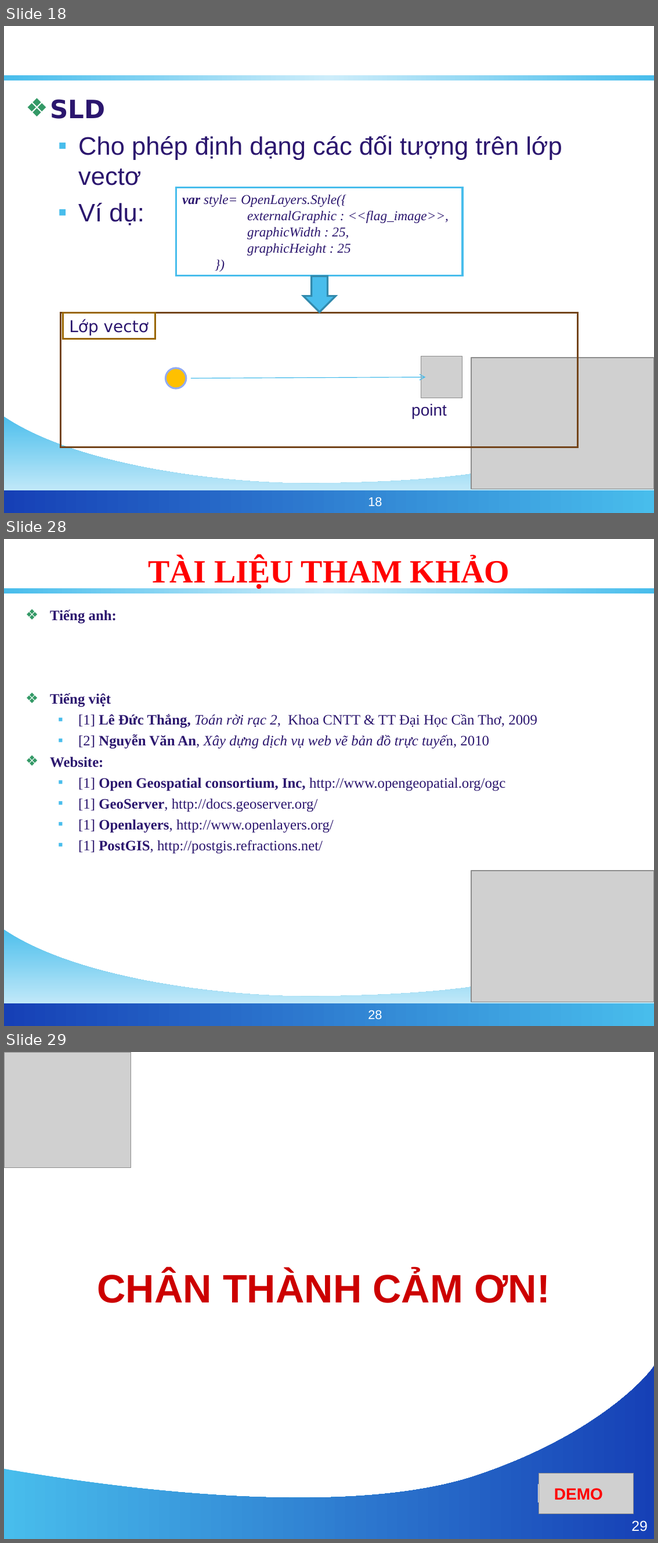
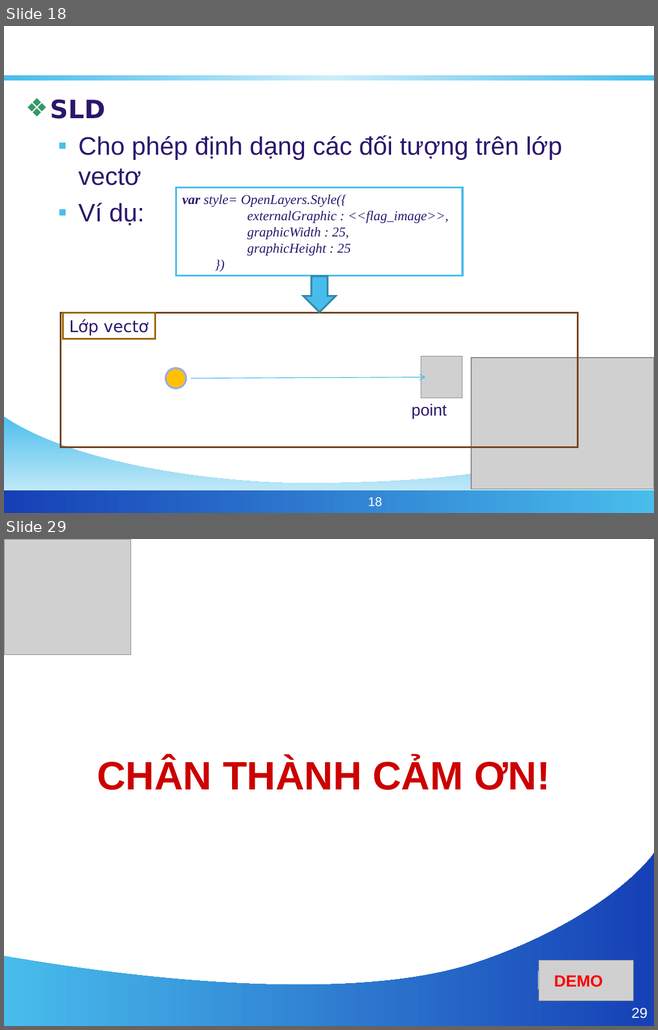
Before and after one commit to phamngsinh/cantho-webgis, a slide deck: Document/Bao Cao/BaoCaoLuanVan.ppt. Shown one above the other, each under a label of ours: slides 18, 28 and 29 before the commit, slides 18 and 29 after it; the slides between them are not shown. The pictures are 658x1543 and 658x1030 pixels, drawn with LibreOffice and Linux fonts; fonts in the diff are those of the drawing; grey boxes stand for pictures; background and template pictures are left out. Boxes give left, top, right and bottom in pixels: in the first picture for what was removed or moved away, otherwise in the second. Text is boxed around its words. In the diff, an @@ line names an element or a change of style, - is before the commit and + after.

```diff
--- a/Document/Bao Cao/BaoCaoLuanVan.ppt
+++ b/Document/Bao Cao/BaoCaoLuanVan.ppt
@@ slide 28 removed at (4,539,654,1026), background #FFFFFF; not listed: 3 template elements that a slide beside it also shows @@
@@ title removed at (148,557,509,588) @@
-TÀI LIỆU THAM KHẢO
@@ text removed at (50,610,537,854) @@
-❖ Tiếng anh:
-❖ Tiếng việt
-  ▪ [1] Lê Đức Thắng, Toán rời rạc 2, Khoa CNTT & TT Đại Học Cần Thơ, 2009
-  ▪ [2] Nguyễn Văn An, Xây dựng dịch vụ web vẽ bản đồ trực tuyến, 2010
-❖ Website:
-  ▪ [1] Open Geospatial consortium, Inc, http://www.opengeopatial.org/ogc
-  ▪ [1] GeoServer, http://docs.geoserver.org/
-  ▪ [1] Openlayers, http://www.openlayers.org/
-  ▪ [1] PostGIS, http://postgis.refractions.net/
@@ picture removed at (471,871,654,1002) @@
@@ page number removed at (368,1011,382,1019) @@
-28
```
Also in this commit, not shown: 11 slides changed, 2 slides added, 1 other slide removed.
